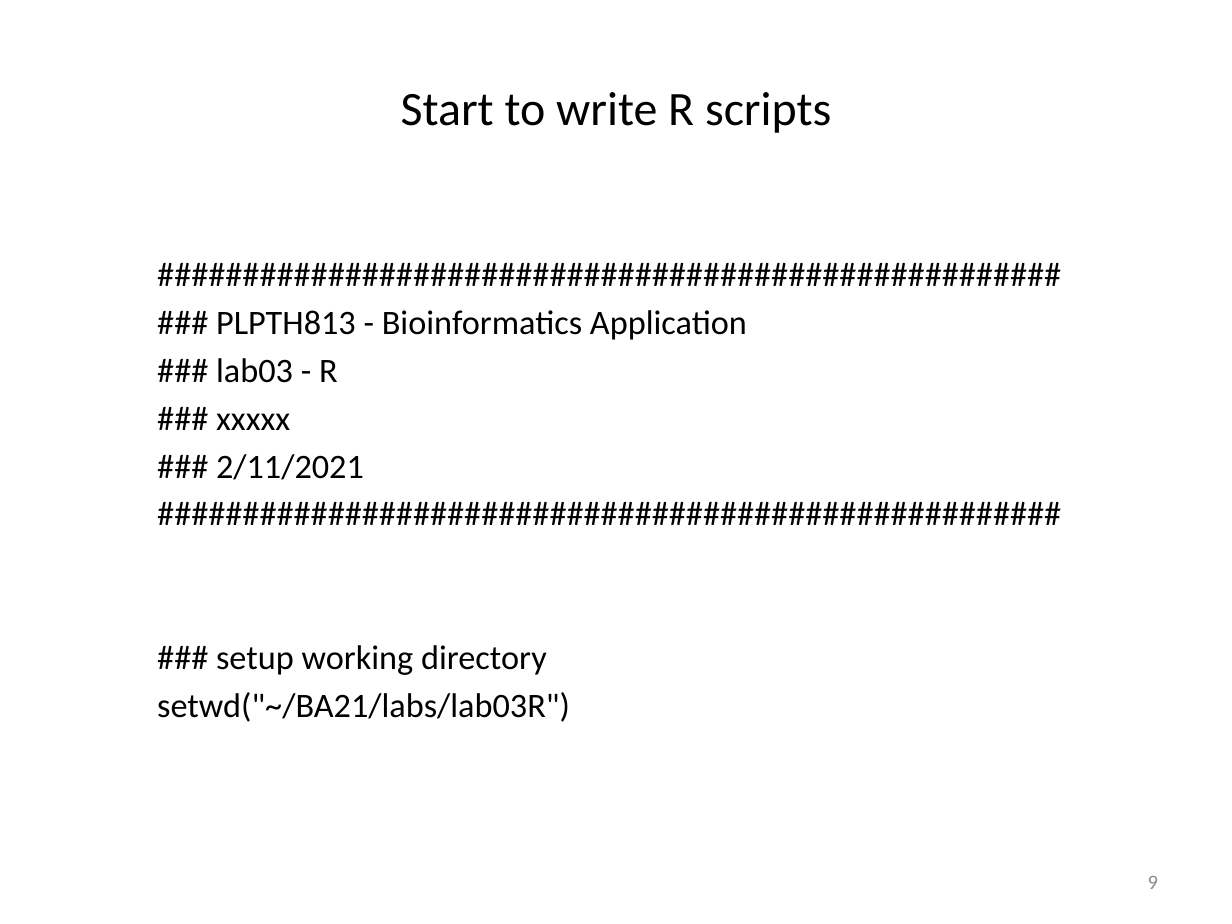
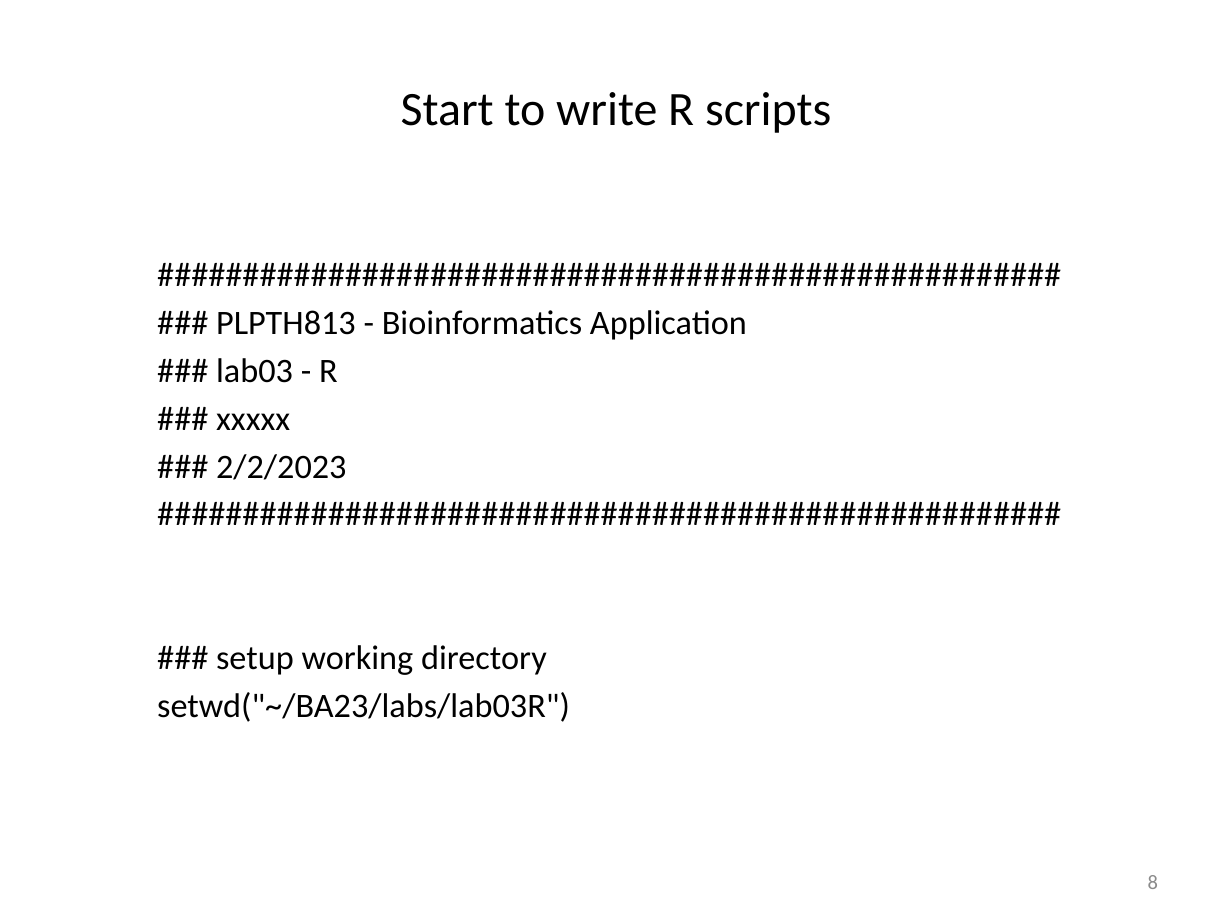
Before and after one commit to liu3zhenlab/teaching, a slide deck: slide 8 of PLPTH813Bioinformatis/2023/labs/lab03_R.pptx (slide 9 before the commit). Drawn at 1232x924 pixels with LibreOffice and Linux fonts; fonts in the diff are those of the drawing. Boxes give left, top, right and bottom in pixels: in the first picture for what was removed or moved away, otherwise in the second. Text is boxed around its words. In the diff, an @@ line names an element or a change of style, - is before the commit and + after.

```diff
--- a/PLPTH813Bioinformatis/2023/labs/lab03_R.pptx
+++ b/PLPTH813Bioinformatis/2023/labs/lab03_R.pptx
@@ text at [216,454,346,480]: text changed @@
-### 2/11/2021
+### 2/2/2023
@@ text at [157,692,570,722]: text changed @@
-setwd("~/BA21/labs/lab03R")
+setwd("~/BA23/labs/lab03R")
@@ page number at [1148,875,1158,889]: text changed @@
-9
+8
```
Also in this commit, not shown: 6 other slides changed, 2 slides removed, 2 other files.
